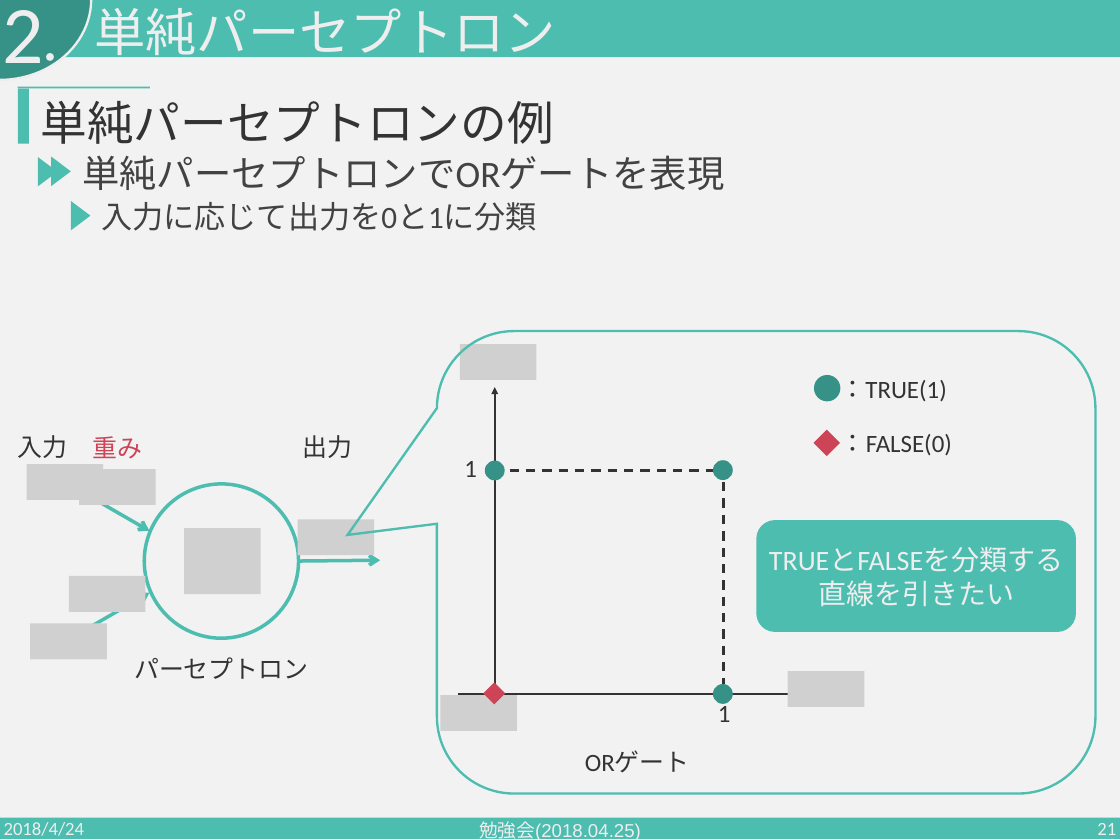
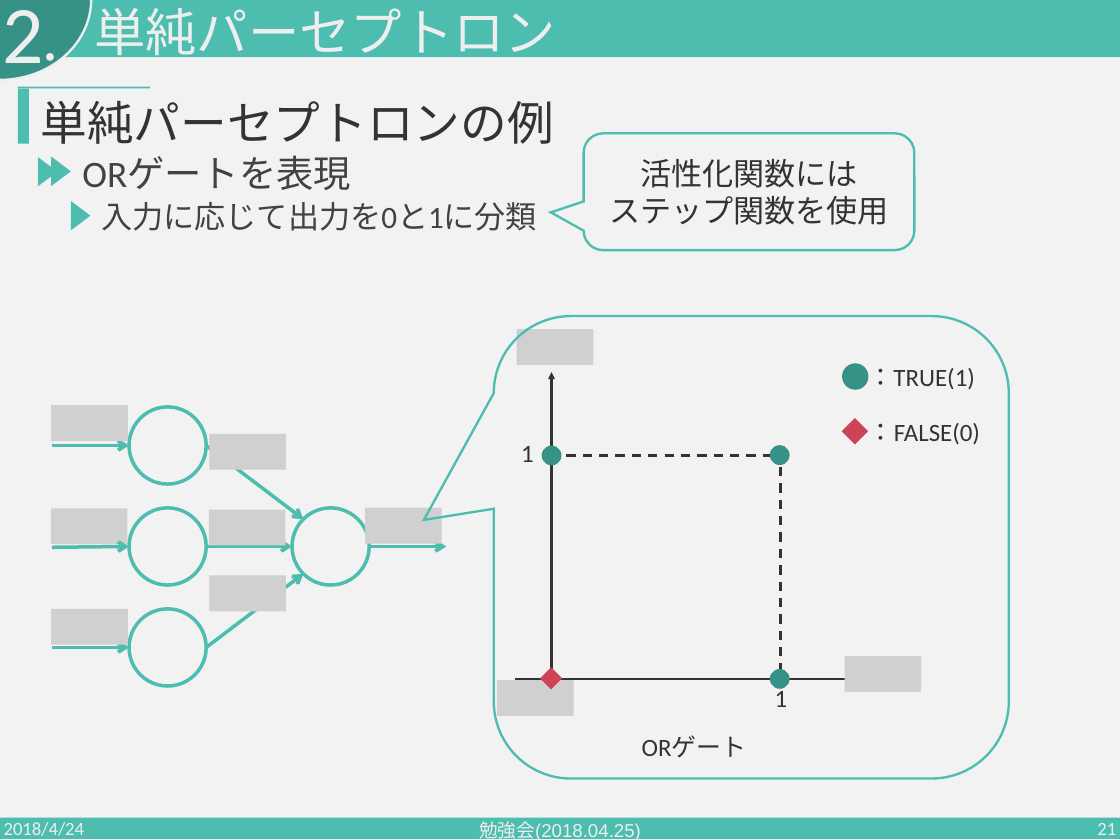
Before and after one commit to PajamaDrive/lab-study, a slide deck: slide 21 of 勉強会2018.04.25.pptx. Drawn at 1120x840 pixels with LibreOffice and Linux fonts; fonts in the diff are those of the drawing; grey boxes stand for pictures. Boxes give left, top, right and bottom in pixels: in the first picture for what was removed or moved away, otherwise in the second. Text is boxed around its words. In the diff, an @@ line names an element or a change of style, - is before the commit and + after.

```diff
--- a/勉強会2018.04.25.pptx
+++ b/勉強会2018.04.25.pptx
@@ rounded speech box added at <box>584,133,914,250</box>, outline #4DBDB0 3 pt, 40 pt, text #333333 @@
+活性化関数には
+ステップ関数を使用
@@ text at <box>82,156,351,190</box>: text changed @@
-単純パーセプトロンでORゲートを表現
+ORゲートを表現
@@ rounded speech box: place and size @@
-rounded speech box at <box>437,331,1095,794</box>
+rounded speech box at <box>494,316,1009,778</box>
@@ arrow moved from (494, 729) - (494, 387) to (552, 714) - (552, 372) @@
@@ 2 texts, 1 diamond, 1 ellipse: place and size @@
-2 texts, 1 diamond, 1 ellipse at <box>814,375,952,456</box>
+2 texts, 1 diamond, 1 ellipse at <box>842,363,980,445</box>
@@ group added at <box>51,405,442,686</box>: 4 ellipses, 4 arrows, 4 pictures @@
@@ picture added at <box>209,434,286,470</box> @@
@@ 3 pictures, 3 texts, 3 ellipses, 2 lines, 1 diamond, 1 arrow: place and size @@
-3 pictures, 3 texts, 3 ellipses, 2 lines, 1 diamond, 1 arrow at <box>440,344,865,773</box>
+3 pictures, 3 texts, 3 ellipses, 2 lines, 1 diamond, 1 arrow at <box>497,329,921,758</box>
@@ picture added at <box>209,510,286,545</box> @@
@@ group removed at <box>18,435,1076,679</box>: 6 pictures, 4 texts, 1 ellipse, 1 rounded rectangle @@
-入力
-出力
-パーセプトロン
-重み
-TRUEとFALSEを分類する直線を引きたい
@@ arrow moved from (79, 490) - (150, 531) to (52, 547) - (129, 547) @@
@@ arrow moved from (298, 561) - (380, 560) to (369, 547) - (446, 547) @@
@@ picture added at <box>209,576,286,612</box> @@
@@ arrow moved from (79, 633) - (150, 593) to (52, 647) - (129, 647) @@
```
Also in this commit, not shown: 16 other slides changed, 2 slides added.
